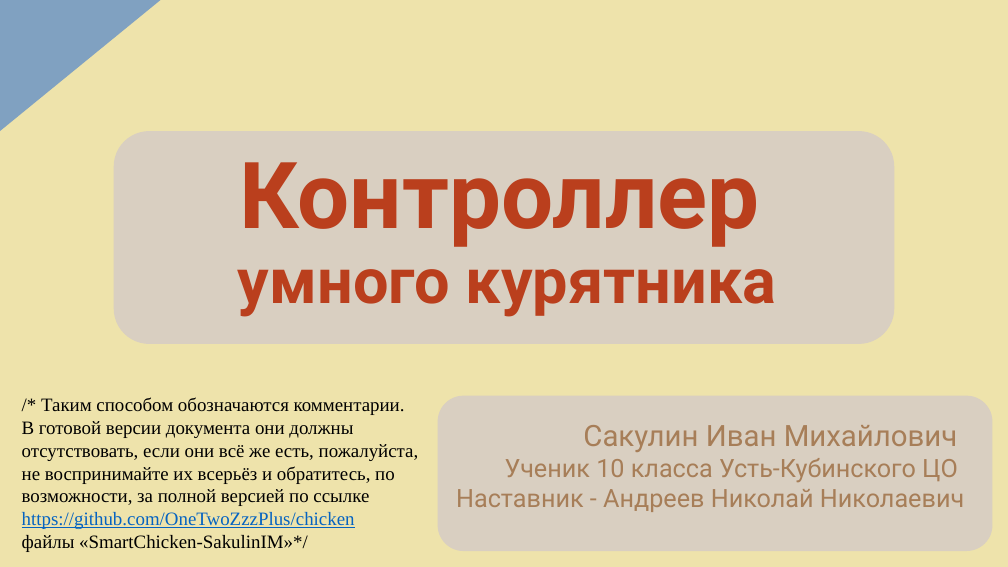
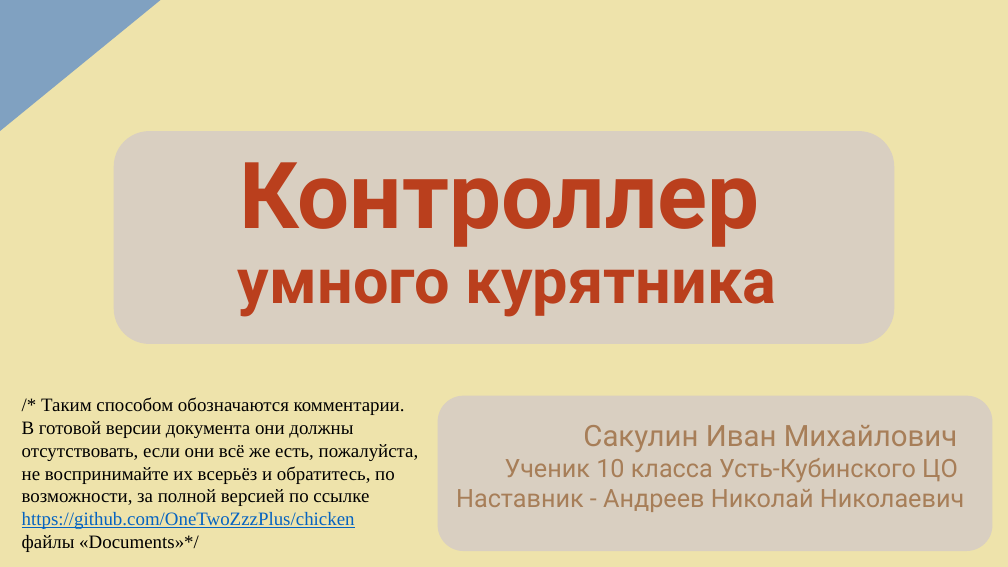
Before and after one commit to OneTwoZzzPlus/chicken, a slide deck: slide 1 of Documents/Presentation-SakulinIM.pptx. Drawn at 1008x567 pixels with LibreOffice and Linux fonts; fonts in the diff are those of the drawing. Boxes give left, top, right and bottom in pixels: in the first picture for what was removed or moved away, otherwise in the second. Text is boxed around its words. In the diff, an @@ line names an element or a change of style, - is before the commit and + after.

Commit message:
Presentation

```diff
--- a/Documents/Presentation-SakulinIM.pptx
+++ b/Documents/Presentation-SakulinIM.pptx
@@ text at (22,535,199,552): text changed @@
-файлы «SmartChicken-SakulinIM»*/
+файлы «Documents»*/
```
Also in this commit, not shown: 2 slides added, 8 other files.
